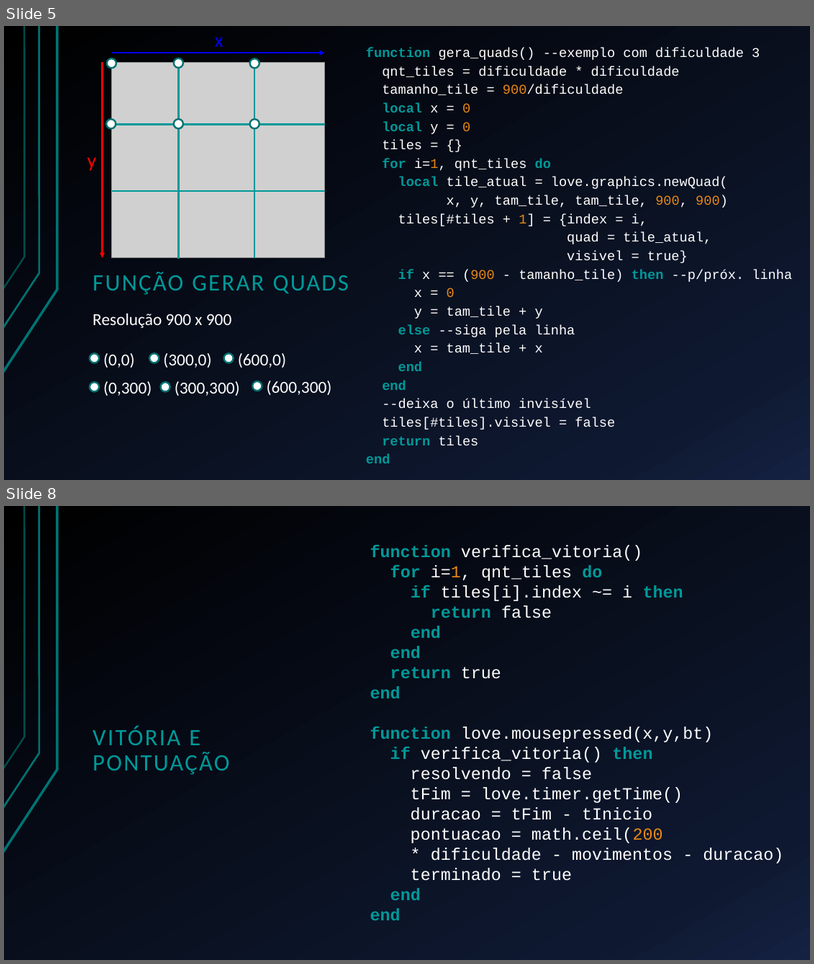
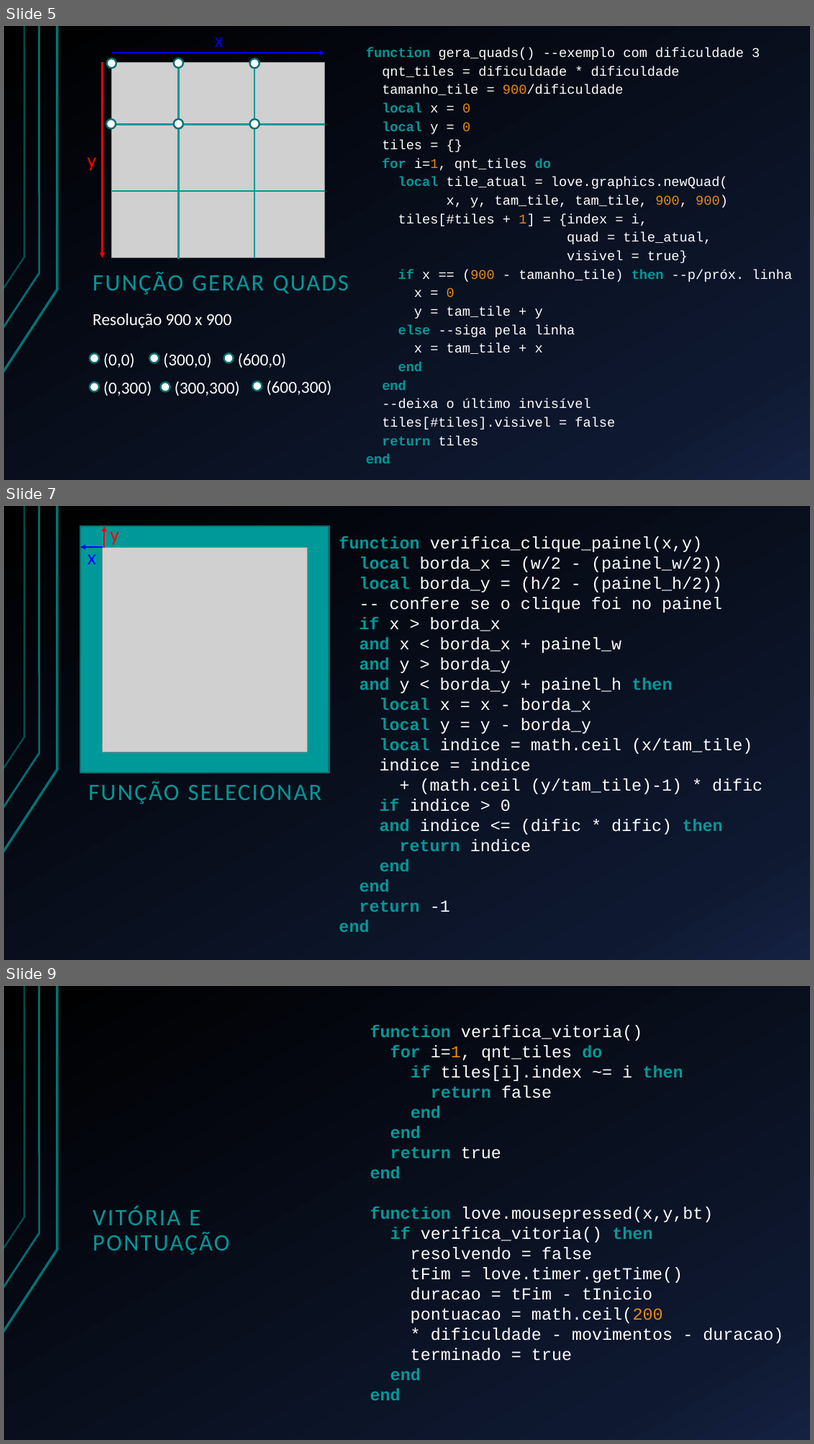
Before and after one commit to Esduard/INF1031-SLIDING_PUZZLE, a slide deck: Apresentação/Deslize.pptx. Shown one above the other, each under a label of ours: slides 5 and 8 before the commit, slides 5, 7 and 9 after it; the slides between them are not shown. The pictures are 814x964 and 814x1444 pixels, drawn with LibreOffice and Linux fonts; fonts in the diff are those of the drawing; grey boxes stand for pictures. Boxes give left, top, right and bottom in pixels: in the first picture for what was removed or moved away, otherwise in the second. Text is boxed around its words. In the diff, an @@ line names an element or a change of style, - is before the commit and + after.

```diff
--- a/Apresentação/Deslize.pptx
+++ b/Apresentação/Deslize.pptx
@@ slide 7 added at bbox=[4, 506, 810, 960], background gradient #000000 to #0F1931 to #142242; not listed: 3 template elements that a slide beside it also shows @@
@@ rectangle added at bbox=[80, 527, 329, 773], fill #009999, outline #007171 2 pt @@
@@ arrow added from (104, 548) to (104, 527), #FF0000 2 pt @@
@@ text added at bbox=[110, 525, 119, 545], 24 pt, text #FF0000 @@
+y
@@ arrow added from (102, 547) to (80, 547), #0000FF 2 pt @@
@@ picture added at bbox=[102, 547, 307, 752] @@
@@ text added at bbox=[339, 536, 763, 932], 20 pt, text #FFFFFF @@
+function verifica_clique_painel(x,y)
+local borda_x = (w/2 - (painel_w/2))
+local borda_y = (h/2 - (painel_h/2))
+-- confere se o clique foi no painel
+if x > borda_x
+and x < borda_x + painel_w
+and y > borda_y
+and y < borda_y + painel_h then
+local x = x - borda_x
+local y = y - borda_y
+local indice = math.ceil (x/tam_tile)
+indice = indice
++ (math.ceil (y/tam_tile)-1) * dific
+if indice > 0
+and indice <= (dific * dific) then
+return indice
+end
+end
+return -1
+end
@@ text added at bbox=[88, 554, 96, 564], 24 pt, text #0000FF @@
+x
@@ title added at bbox=[88, 781, 322, 804], 28 pt, text #009999 @@
+FUNÇÃO SELECIONAR
@@ what was slide 8 is now slide 9 @@
```
Also in this commit, not shown: 3 slides changed.
